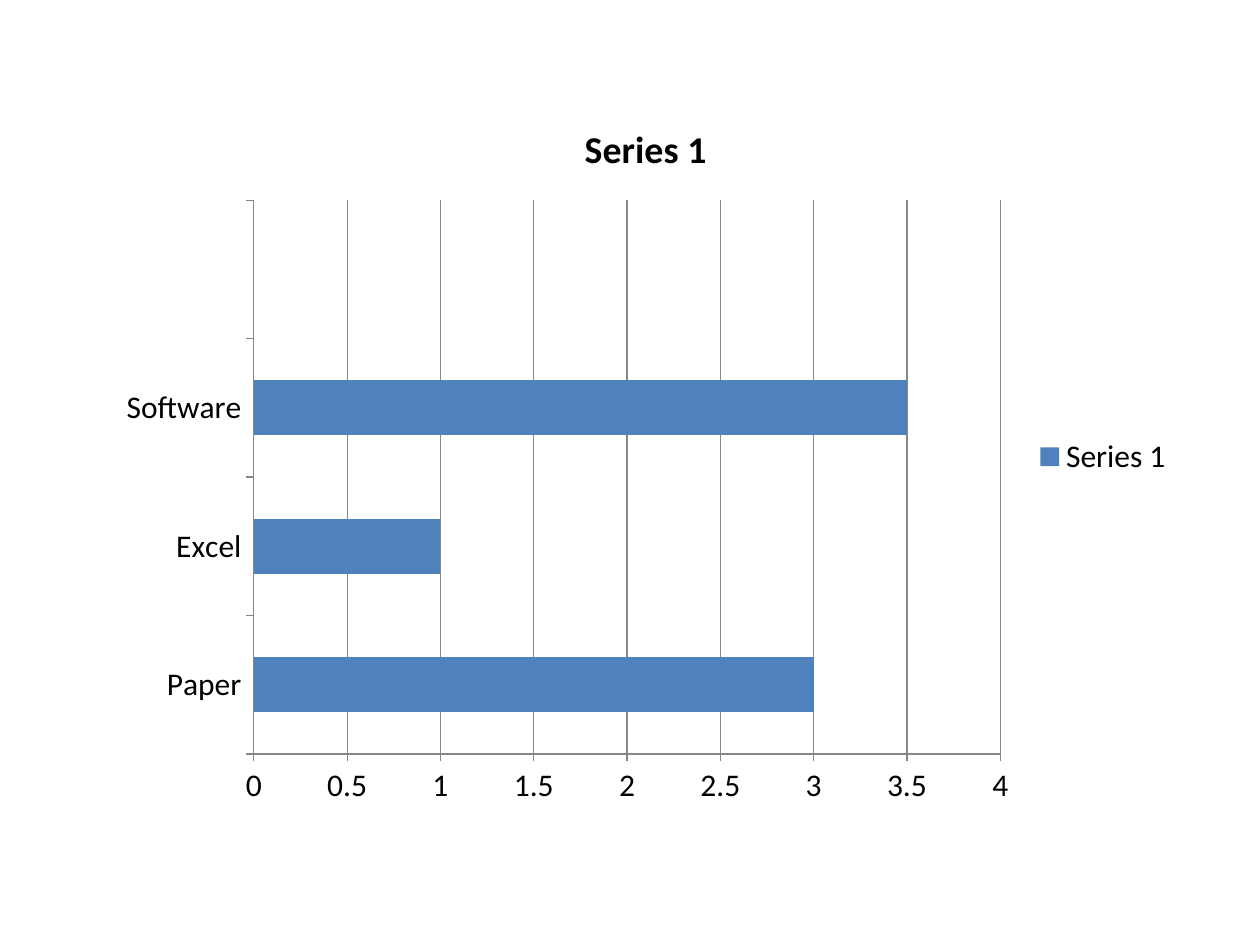
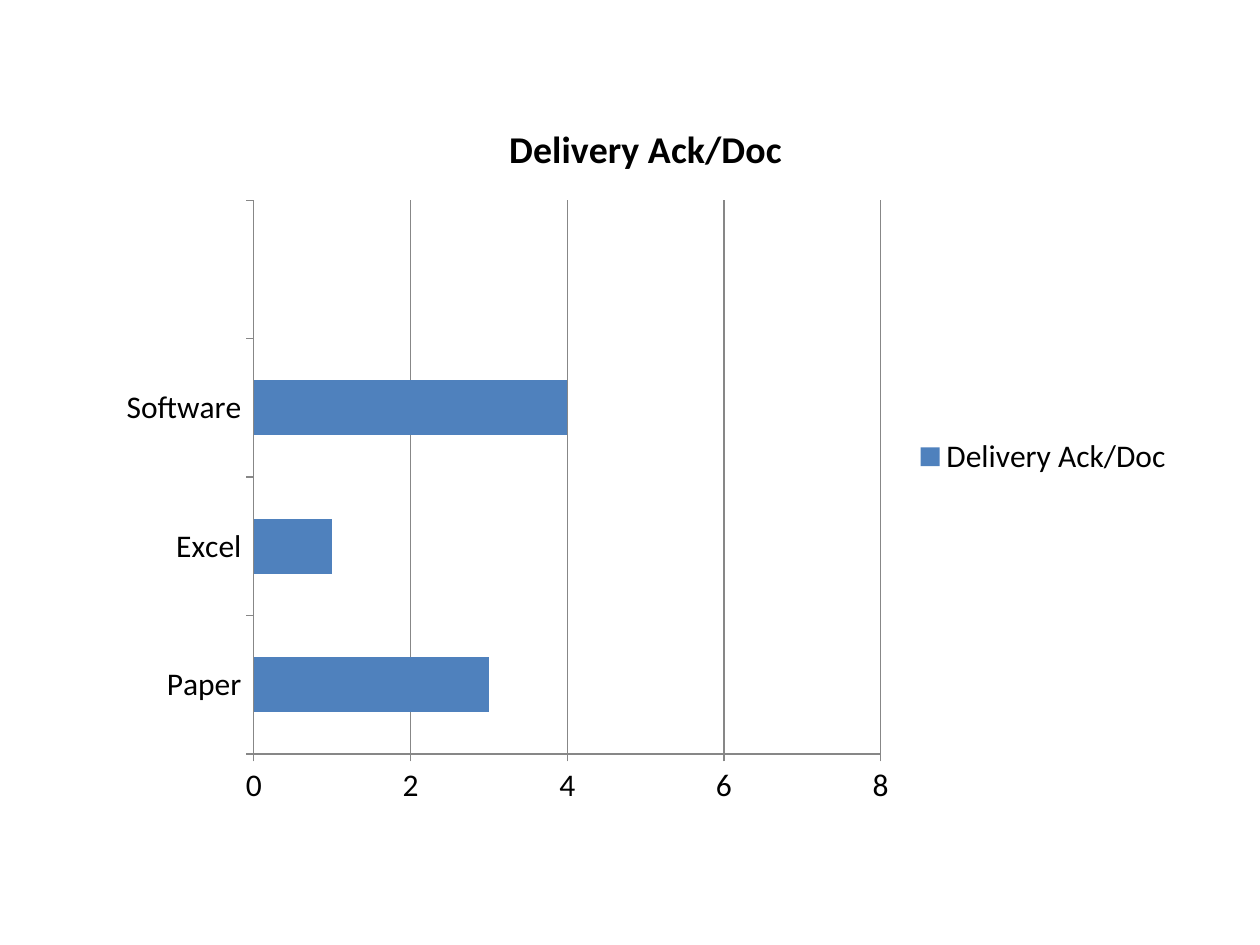
Before and after one commit to yanivc89/ERPSystem, a slide deck: slide 4 of Analysis/Interview Analysis Report.pptx. Drawn at 1260x945 pixels with LibreOffice and Linux fonts; fonts in the diff are those of the drawing. Boxes give left, top, right and bottom in pixels: in the first picture for what was removed or moved away, otherwise in the second. Text is boxed around its words. In the diff, an @@ line names an element or a change of style, - is before the commit and + after.

Commit message:
Interview Analysis charts created in ppt

```diff
--- a/Analysis/Interview Analysis Report.pptx
+++ b/Analysis/Interview Analysis Report.pptx
@@ bar chart at (105, 94, 1186, 819) @@
@@ title "Series 1" to "Delivery Ack/Doc" @@
-Series 1: 3, 1, 3.5, -
+Delivery Ack/Doc: 3, 1, 4, -
@@ value axis changed @@
```
